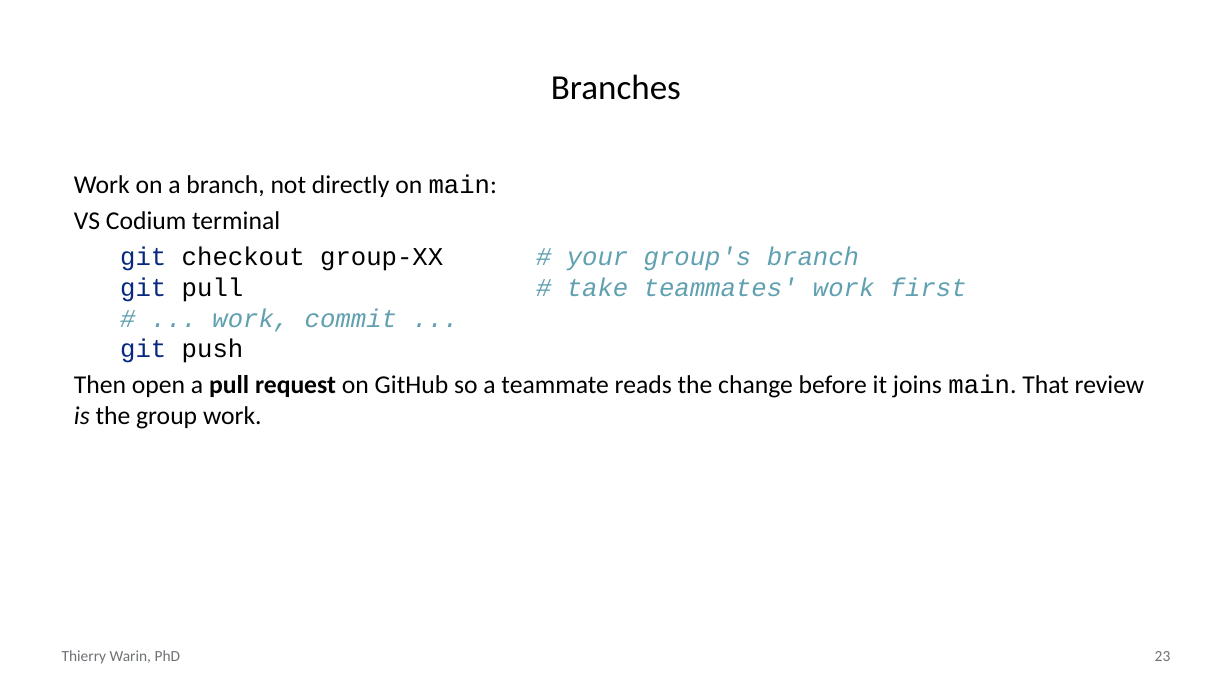
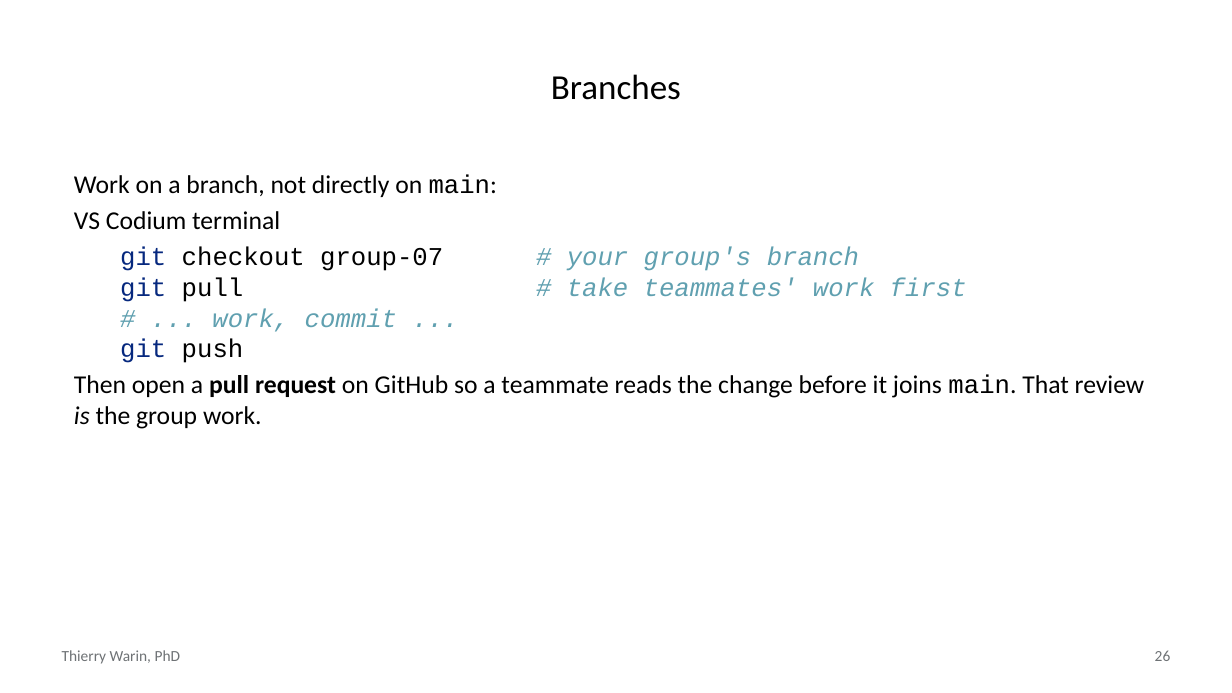
Before and after one commit to warint/quantitative-methods, a slide deck: slide 26 of 02-geometry-of-least-squares/00-pre-session/slides-github-and-teamwork.pptx (slide 23 before the commit). Drawn at 1232x693 pixels with LibreOffice and Linux fonts; fonts in the diff are those of the drawing. Boxes give left, top, right and bottom in pixels: in the first picture for what was removed or moved away, otherwise in the second. Text is boxed around its words. In the diff, an @@ line names an element or a change of style, - is before the commit and + after.

```diff
--- a/02-geometry-of-least-squares/00-pre-session/slides-github-and-teamwork.pptx
+++ b/02-geometry-of-least-squares/00-pre-session/slides-github-and-teamwork.pptx
@@ text at (x1=120, y1=246, x2=967, y2=363): text changed @@
-git checkout group-XX # your group's branch
-git pull # take teammates' work first
-# ... work, commit ...
-git push
+git checkout group-07 # your group's branch
+git pull # take teammates' work first
+# ... work, commit ...
+git push
@@ page number at (x1=1155, y1=650, x2=1171, y2=661): text changed @@
-23
+26
```
Also in this commit, not shown: 5 other slides changed, 3 slides added, 4 other files.
